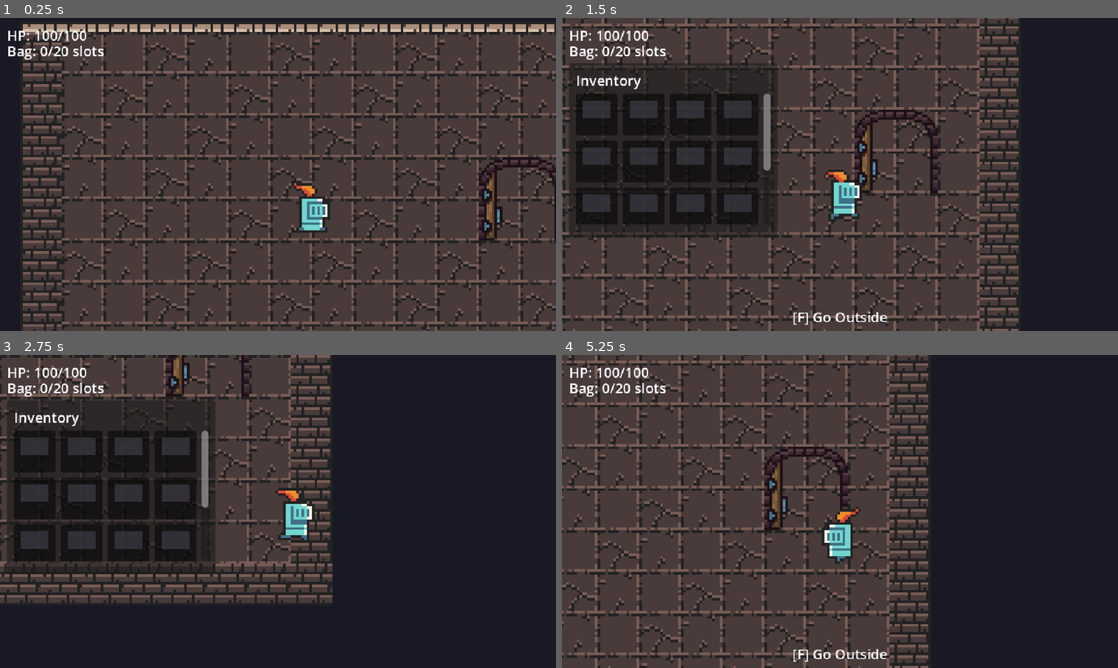
Above: before the commit, frames 1-4 (two rows, left to right).
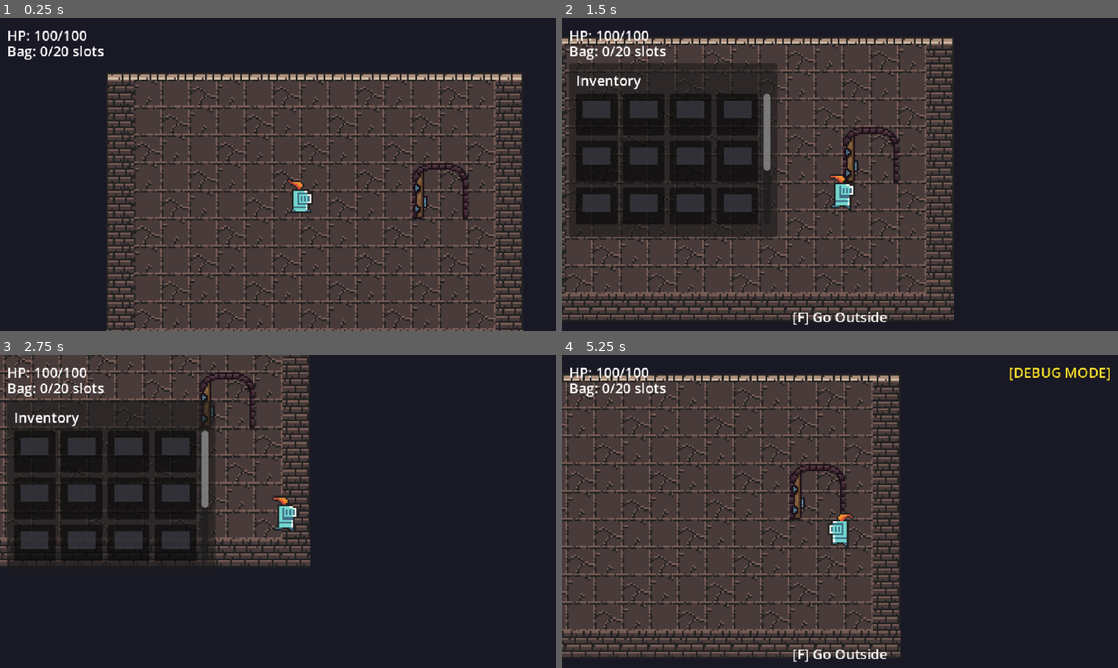
Above: after the commit, the same moments.

Repository: apaqa/depthcraft
Game: Godot game, scene res://scenes/main.tscn
Same seed, same stepped clock (60 frames per second), same inputs: the game is played once before the commit and once after it.
Inputs (mouse positions are in pixels of both pictures, inside the frame that each line leads up to):
- Up to frame 1 (0.25 s): no input
- Up to frame 2 (1.5 s): tap Enter (toggle_inventory) at 0.5 s; move the mouse to (962, 158) at 0.52 s; hold D (move_right) 0.53-1.28 s; tap Shift (dodge, bound only after the commit) at 0.6 s; click (962, 158) at 0.67 s; tap Space (dodge, bound only before the commit) at 0.8, 1.35 s; move the mouse to (728, 190) at 1.27 s; hold S (move_down) from 1.28 s (still down)
- Up to frame 3 (2.75 s): tap C at 1.55, 2.1 s; move the mouse to (333, 442) at 2.02 s; release S (move_down) at 2.03 s; hold D (move_right) from 2.03 s (still down); tap Shift (dodge, bound only after the commit) at 2.3 s
- Up to frame 4 (5.25 s): move the mouse to (812, 574) at 2.77 s; release D (move_right) at 2.78 s; hold W (move_up) 2.78-3.53 s; tap Mouse wheel up (build_next) at 2.85 s; click (812, 574) at 2.92 s; tap Space (dodge, bound only before the commit) at 3.05, 5.1 s; move the mouse to (1006, 558) at 3.52 s; hold Mouse wheel down (build_prev) 3.53-4.28 s; hold A (move_left) 3.53-5.03 s; tap C at 3.8 s; tap Enter (toggle_inventory) at 4.15 s; move the mouse to (673, 464) at 4.27 s; tap Shift (dodge, bound only after the commit) at 4.35 s; tap F9 (debug_toggle, bound only after the commit) at 4.9 s; move the mouse to (867, 511) at 5.02 s; hold S (move_down) from 5.03 s (still down); click (867, 511) at 5.17 s

The runs differ from the first frame. In frame 1, 52% of the frame differs, in the area x 4-100%, y 1-100%; in frame 2, 33%; in frame 3, 14%; in frame 4, 31%.

Commit message:
fix: resource deduction bug, add sprint, zoom out camera, debug mode, core visual

Diff:
--- a/scenes/building/home_core.tscn
+++ b/scenes/building/home_core.tscn
@@ -1,10 +1,10 @@
 [gd_scene load_steps=6 format=3]
 
 [ext_resource type="Script" path="res://scripts/building/home_core.gd" id="1_3ihd2"]
-[ext_resource type="Texture2D" path="res://assets/chest_golden_closed.png" id="2_4eopp"]
+[ext_resource type="Texture2D" path="res://assets/column.png" id="2_y3wru"]
 
 [sub_resource type="RectangleShape2D" id="RectangleShape2D_2bpqi"]
-size = Vector2(14, 14)
+size = Vector2(16, 24)
 
 [sub_resource type="CircleShape2D" id="CircleShape2D_qa2s8"]
 radius = 80.0
@@ -13,10 +13,13 @@
 script = ExtResource("1_3ihd2")
 
 [node name="Sprite2D" type="Sprite2D" parent="."]
-texture = ExtResource("2_4eopp")
+position = Vector2(0, -8)
+scale = Vector2(1.35, 1.35)
+texture = ExtResource("2_y3wru")
 texture_filter = 0
 
 [node name="CollisionShape2D" type="CollisionShape2D" parent="."]
+position = Vector2(0, -4)
 shape = SubResource("RectangleShape2D_2bpqi")
 
 [node name="Area2D" type="Area2D" parent="."]
@@ -26,7 +29,18 @@
 
 [node name="PointLight2D" type="PointLight2D" parent="."]
 color = Color(1, 0.82, 0.5, 0.35)
-energy = 0.6
-texture_scale = 3.0
+energy = 0.55
+texture_scale = 3.5
 range_z_min = -1
 range_z_max = 1
+
+[node name="NameLabel" type="Label" parent="."]
+offset_left = -34.0
+offset_top = -34.0
+offset_right = 34.0
+offset_bottom = -18.0
+text = "Home Core"
+horizontal_alignment = 1
+theme_override_colors/font_color = Color(1, 1, 1, 1)
+theme_override_colors/font_outline_color = Color(0, 0, 0, 1)
+theme_override_constants/outline_size = 2
--- a/scenes/ui/hud.tscn
+++ b/scenes/ui/hud.tscn
@@ -32,6 +32,21 @@
 theme_override_colors/font_color = Color(1, 1, 1, 1)
 text = "Bag: 0/20 slots"
 
+[node name="DebugLabel" type="Label" parent="HUD"]
+layout_mode = 0
+anchor_left = 1.0
+anchor_right = 1.0
+offset_left = -156.0
+offset_top = 8.0
+offset_right = -8.0
+offset_bottom = 26.0
+theme_override_colors/font_color = Color(1, 0.9, 0.2, 1)
+theme_override_colors/font_outline_color = Color(0, 0, 0, 1)
+theme_override_constants/outline_size = 2
+horizontal_alignment = 2
+text = "[DEBUG MODE]"
+visible = false
+
 [node name="InventoryPanel" parent="HUD" instance=ExtResource("2_qof7f")]
 
 [node name="InteractionPrompt" type="Label" parent="HUD"]
--- a/scripts/building/building_system.gd
+++ b/scripts/building/building_system.gd
@@ -27,6 +27,7 @@
 var preview = null
 var home_core_position: Vector2 = Vector2.ZERO
 var home_core_instance = null
+var debug_mode: bool = false
 var _loaded_from_save: bool = false
 
 
@@ -115,6 +116,16 @@
 	return false
 
 
+func toggle_debug_mode() -> void:
+	debug_mode = not debug_mode
+	print("Debug mode %s" % ("ON" if debug_mode else "OFF"))
+	build_state_changed.emit()
+
+
+func is_debug_mode_enabled() -> bool:
+	return debug_mode
+
+
 func is_build_mode_active() -> bool:
 	return state != BuildState.NONE
 
@@ -267,6 +278,7 @@
 
 	home_core_position = _tile_to_world_center(tile_pos)
 	_spawn_home_core()
+	print("Home Core placed at position (%d, %d)" % [int(home_core_position.x), int(home_core_position.y)])
 	_auto_save()
 	build_state_changed.emit()
 	return true
@@ -284,10 +296,14 @@
 		"building": building,
 		"can_afford": _has_cost(building.get("cost", {})),
 		"has_core": has_home_core(),
+		"debug_mode": debug_mode,
 	}
 
 
 func _has_cost(cost: Dictionary) -> bool:
+	if debug_mode:
+		return true
+
 	for resource_id in cost.keys():
 		if player.inventory.get_item_count(resource_id) < int(cost[resource_id]):
 			return false
@@ -295,6 +311,9 @@
 
 
 func _consume_cost(cost: Dictionary) -> bool:
+	if debug_mode:
+		return true
+
 	if not _has_cost(cost):
 		return false
 
--- a/scripts/building/home_core.gd
+++ b/scripts/building/home_core.gd
@@ -3,8 +3,16 @@
 
 signal core_placed(position: Vector2)
 
+@onready var sprite: Sprite2D = $Sprite2D
+@onready var point_light: PointLight2D = $PointLight2D
+
 var is_placed: bool = false
 var core_position: Vector2 = Vector2.ZERO
+var pulse_tween: Tween = null
+
+
+func _ready() -> void:
+	_start_pulse()
 
 
 func place_at(world_position: Vector2) -> void:
@@ -12,3 +20,15 @@
 	core_position = world_position
 	is_placed = true
 	core_placed.emit(world_position)
+
+
+func _start_pulse() -> void:
+	if pulse_tween != null:
+		pulse_tween.kill()
+
+	pulse_tween = create_tween()
+	pulse_tween.set_loops()
+	pulse_tween.tween_property(sprite, "modulate", Color(1.2, 1.2, 1.2, 1.0), 1.0)
+	pulse_tween.parallel().tween_property(point_light, "energy", 0.9, 1.0)
+	pulse_tween.tween_property(sprite, "modulate", Color(0.9, 0.9, 0.9, 1.0), 1.0)
+	pulse_tween.parallel().tween_property(point_light, "energy", 0.55, 1.0)
--- a/scripts/player/player.gd
+++ b/scripts/player/player.gd
@@ -1,6 +1,7 @@
 extends CharacterBody2D
 
 @export var speed: float = 80.0
+@export var sprint_speed: float = 140.0
 
 const ITEM_DATABASE := preload("res://scripts/inventory/item_database.gd")
 
@@ -23,6 +24,7 @@
 
 
 func _ready() -> void:
+	_configure_input_actions()
 	interaction_area.area_entered.connect(_on_interaction_area_entered)
 	interaction_area.area_exited.connect(_on_interaction_area_exited)
 	building_system.build_state_changed.connect(_on_build_state_changed)
@@ -44,12 +46,14 @@
 	)
 
 
-func apply_input_direction(input_direction: Vector2) -> void:
-	velocity = input_direction * speed
-	update_sprite_state(input_direction)
-
-
-func update_sprite_state(input_direction: Vector2) -> void:
+func apply_input_direction(input_direction: Vector2, move_speed: float = -1.0) -> void:
+	if move_speed < 0.0:
+		move_speed = speed
+	velocity = input_direction * move_speed
+	update_sprite_state(input_direction, move_speed > speed)
+
+
+func update_sprite_state(input_direction: Vector2, is_sprinting: bool = false) -> void:
 	var sprite := get_animated_sprite()
 	if sprite == null:
 		return
@@ -58,8 +62,10 @@
 		sprite.flip_h = input_direction.x < 0.0
 
 	if input_direction.is_zero_approx():
+		sprite.speed_scale = 1.0
 		sprite.play("idle")
 	else:
+		sprite.speed_scale = 1.5 if is_sprinting else 1.0
 		sprite.play("run")
 
 
@@ -71,11 +77,17 @@
 
 func _physics_process(_delta: float) -> void:
 	var input_direction := get_input_vector()
-	apply_input_direction(input_direction)
+	var move_speed := sprint_speed if Input.is_action_pressed("sprint") else speed
+	apply_input_direction(input_direction, move_speed)
 	move_and_slide()
 
 
 func _unhandled_input(event: InputEvent) -> void:
+	if event.is_action_pressed("debug_toggle"):
+		building_system.toggle_debug_mode()
+		get_viewport().set_input_as_handled()
+		return
+
 	if event.is_action_pressed("toggle_build"):
 		if building_system.toggle_build_mode():
 			get_viewport().set_input_as_handled()
@@ -212,3 +224,22 @@
 	build_mode = building_system.is_build_mode_active()
 	build_mode_changed.emit(build_mode)
 	_update_prompt()
+
+
+func _configure_input_actions() -> void:
+	_set_key_action("sprint", KEY_SPACE)
+	_set_key_action("debug_toggle", KEY_F9)
+	_set_key_action("dodge", KEY_SHIFT)
+
+
+func _set_key_action(action_name: String, keycode: int) -> void:
+	if not InputMap.has_action(action_name):
+		InputMap.add_action(action_name)
+
+	for event in InputMap.action_get_events(action_name):
+		InputMap.action_erase_event(action_name, event)
+
+	var key_event := InputEventKey.new()
+	key_event.keycode = keycode
+	key_event.physical_keycode = keycode
+	InputMap.action_add_event(action_name, key_event)
--- a/scripts/player/player_camera.gd
+++ b/scripts/player/player_camera.gd
@@ -1,7 +1,7 @@
 extends Camera2D
 
 @export var smoothing_speed: float = 8.0
-@export var default_zoom: Vector2 = Vector2(3, 3)
+@export var default_zoom: Vector2 = Vector2(2, 2)
 
 
 func _ready() -> void:
--- a/scripts/ui/build_hud.gd
+++ b/scripts/ui/build_hud.gd
@@ -43,11 +43,20 @@
 	else:
 		var building: Dictionary = state.get("building", {})
 		title_label.text = str(building.get("name", "Build"))
-		cost_label.text = _format_costs(building.get("cost", {}))
-		cost_label.modulate = Color(0.45, 1.0, 0.45, 1.0) if bool(state.get("can_afford", false)) else Color(1.0, 0.45, 0.45, 1.0)
+		if bool(state.get("debug_mode", false)):
+			cost_label.text = "Cost: FREE [DEBUG]"
+			cost_label.modulate = Color(1.0, 0.9, 0.25, 1.0)
+		else:
+			cost_label.text = _format_costs(building.get("cost", {}))
+			cost_label.modulate = Color(0.45, 1.0, 0.45, 1.0) if bool(state.get("can_afford", false)) else Color(1.0, 0.45, 0.45, 1.0)
 
-	core_label.text = "Core: placed" if bool(state.get("has_core", false)) else "Core: press C (10 Wood, 5 Stone)"
-	help_label.text = "[LMB] Place  [RMB] Remove  [Scroll] Switch  [B] Exit"
+	if bool(state.get("has_core", false)):
+		core_label.text = "Core: placed"
+	elif bool(state.get("debug_mode", false)):
+		core_label.text = "Core: press C (FREE in debug)"
+	else:
+		core_label.text = "Core: press C (10 Wood, 5 Stone)"
+	help_label.text = "[LMB] Place  [RMB] Remove  [Scroll] Switch  [B] Exit  [F9] Debug"
 
 
 func _format_costs(costs: Dictionary) -> String:
--- a/scripts/ui/hud.gd
+++ b/scripts/ui/hud.gd
@@ -6,6 +6,7 @@
 @onready var inventory_grid: GridContainer = $InventoryPanel/MarginContainer/VBoxContainer/ScrollContainer/GridContainer
 @onready var interaction_prompt: Label = $InteractionPrompt
 @onready var build_hud: Control = $BuildHUD
+@onready var debug_label: Label = $DebugLabel
 
 var player = null
 var inventory = null
@@ -29,15 +30,19 @@
 			player.interaction_prompt_cleared.disconnect(hide_interaction_prompt)
 		if player.inventory.inventory_changed.is_connected(_on_inventory_changed):
 			player.inventory.inventory_changed.disconnect(_on_inventory_changed)
+		if player.building_system.build_state_changed.is_connected(_refresh_debug_label):
+			player.building_system.build_state_changed.disconnect(_refresh_debug_label)
 
 	player = new_player
 	inventory = player.inventory
 	player.interaction_prompt_changed.connect(show_interaction_prompt)
 	player.interaction_prompt_cleared.connect(hide_interaction_prompt)
 	inventory.inventory_changed.connect(_on_inventory_changed)
+	player.building_system.build_state_changed.connect(_refresh_debug_label)
 	if build_hud.has_method("bind_system"):
 		build_hud.bind_system(player.building_system, inventory)
 	_on_inventory_changed()
+	_refresh_debug_label()
 
 
 func _unhandled_input(event: InputEvent) -> void:
@@ -81,6 +86,14 @@
 
 func update_bag_label(used_slots: int, max_slots: int) -> void:
 	bag_label.text = "Bag: %d/%d slots" % [used_slots, max_slots]
+
+
+func _refresh_debug_label() -> void:
+	if player == null:
+		debug_label.visible = false
+		return
+
+	debug_label.visible = player.building_system.is_debug_mode_enabled()
 
 
 func rebuild_inventory_grid() -> void:
--- a/tests/test_building.gd
+++ b/tests/test_building.gd
@@ -13,7 +13,9 @@
 	await test_building_data_cost()
 	await test_building_data_list()
 	await test_place_building_deducts_resources()
+	await test_place_building_only_consumes_costed_resource()
 	await test_place_building_fails_without_resources()
+	await test_debug_mode_skips_resource_costs()
 	await test_remove_building_returns_partial_resources()
 	await test_cannot_place_on_occupied_tile()
 	await test_invalid_for_player_position()
@@ -44,9 +46,31 @@
 	await _cleanup_setup(setup)
 
 
+func test_place_building_only_consumes_costed_resource() -> void:
+	var setup := await _create_overworld_setup()
+	setup.player.inventory.add_item("wood", 10)
+	setup.player.inventory.add_item("stone", 5)
+	var result: bool = setup.building_system.place_building(Vector2i(2, 2), "wood_wall")
+	_assert(result, "Placing a wood wall with mixed inventory resources should succeed.")
+	_assert(setup.player.inventory.get_item_count("wood") == 8, "Placing a wood wall should only remove 2 wood.")
+	_assert(setup.player.inventory.get_item_count("stone") == 5, "Placing a wood wall should not affect stone.")
+	await _cleanup_setup(setup)
+
+
 func test_place_building_fails_without_resources() -> void:
 	var setup := await _create_overworld_setup()
 	_assert(not setup.building_system.place_building(Vector2i(2, 2), "wood_wall"), "Placement should fail without enough resources.")
+	await _cleanup_setup(setup)
+
+
+func test_debug_mode_skips_resource_costs() -> void:
+	var setup := await _create_overworld_setup()
+	setup.player.inventory.add_item("wood", 1)
+	setup.building_system.toggle_debug_mode()
+	var result: bool = setup.building_system.place_building(Vector2i(2, 2), "wood_wall")
+	_assert(result, "Debug mode should allow building without enough resources.")
+	_assert(setup.player.inventory.get_item_count("wood") == 1, "Debug mode should not consume resources.")
+	setup.building_system.toggle_debug_mode()
 	await _cleanup_setup(setup)
 
 
--- a/tests/test_inventory.gd
+++ b/tests/test_inventory.gd
@@ -14,6 +14,7 @@
 	test_add_item_returns_false_when_full()
 	test_remove_item_decreases_quantity()
 	test_remove_item_clears_slot_at_zero()
+	test_remove_item_leaves_other_items_untouched()
 	test_has_item_checks_quantity()
 	test_get_item_count_reports_total()
 	test_get_free_slots_updates()
@@ -61,6 +62,15 @@
 	inventory.add_item("wood", 1)
 	inventory.remove_item("wood", 1)
 	_assert(inventory.items.is_empty(), "Removing the last item should clear the slot.")
+
+
+func test_remove_item_leaves_other_items_untouched() -> void:
+	var inventory := INVENTORY_SCRIPT.new()
+	inventory.add_item("wood", 10)
+	inventory.add_item("stone", 5)
+	_assert(inventory.remove_item("wood", 2), "Removing one resource type should succeed when enough is present.")
+	_assert(inventory.get_item_count("wood") == 8, "Removing wood should only reduce the wood quantity.")
+	_assert(inventory.get_item_count("stone") == 5, "Removing wood should not affect stone.")
 
 
 func test_has_item_checks_quantity() -> void:
--- a/tests/test_player.gd
+++ b/tests/test_player.gd
@@ -9,9 +9,11 @@
 func _initialize() -> void:
 	test_initial_position()
 	test_default_speed()
+	test_default_sprint_speed()
 	test_diagonal_normalization()
 	test_zero_input_returns_zero_vector()
 	test_velocity_zero_when_idle()
+	test_velocity_uses_custom_speed()
 	test_sprite_flips_left()
 	_report_results()
 
@@ -24,6 +26,11 @@
 func test_default_speed() -> void:
 	var player := PLAYER_SCENE.instantiate()
 	_assert(is_equal_approx(player.speed, 80.0), "Player speed should default to 80.0.")
+
+
+func test_default_sprint_speed() -> void:
+	var player := PLAYER_SCENE.instantiate()
+	_assert(is_equal_approx(player.sprint_speed, 140.0), "Player sprint speed should default to 140.0.")
 
 
 func test_diagonal_normalization() -> void:
@@ -40,6 +47,12 @@
 	var player := PLAYER_SCENE.instantiate()
 	player.apply_input_direction(Vector2.ZERO)
 	_assert(player.velocity == Vector2.ZERO, "Player velocity should be zero with no input.")
+
+
+func test_velocity_uses_custom_speed() -> void:
+	var player := PLAYER_SCENE.instantiate()
+	player.apply_input_direction(Vector2.RIGHT, player.sprint_speed)
+	_assert(player.velocity == Vector2.RIGHT * player.sprint_speed, "Player velocity should use the provided sprint speed.")
 
 
 func test_sprite_flips_left() -> void:
Not shown, added: scripts/building/build_preview.gd.uid
Not shown, added: scripts/building/building_data.gd.uid
Not shown, added: scripts/building/building_save.gd.uid
Not shown, added: scripts/building/building_system.gd.uid
Not shown, added: scripts/building/home_core.gd.uid
Not shown, added: scripts/ui/build_hud.gd.uid
Not shown, added: tests/test_building.gd.uid
